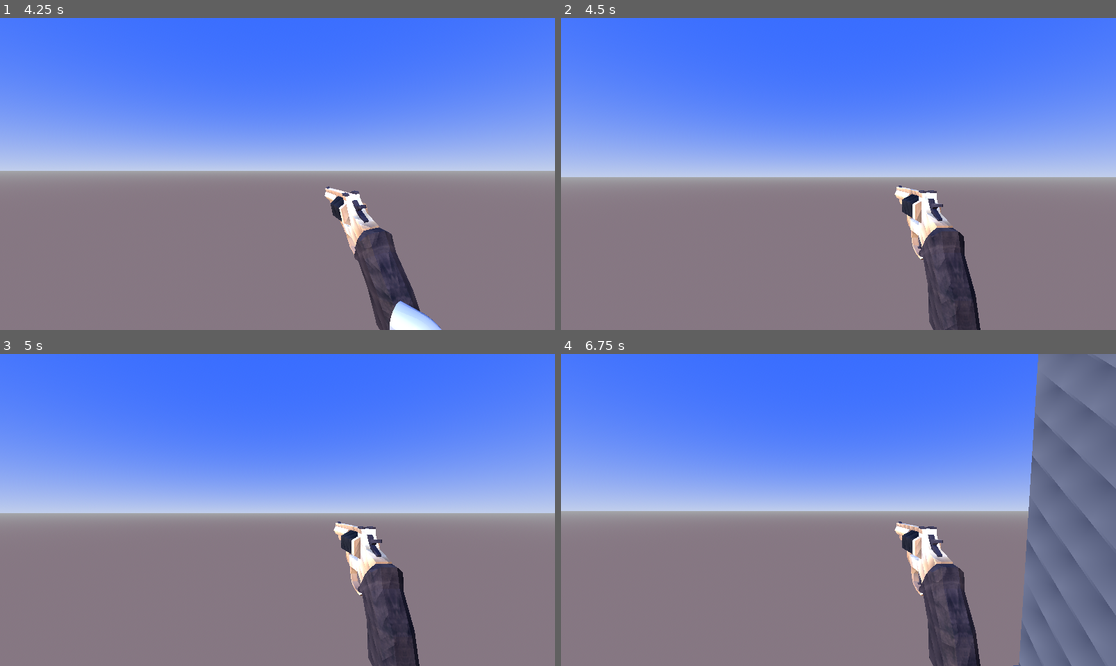
Above: before the commit, frames 1-4 (two rows, left to right).
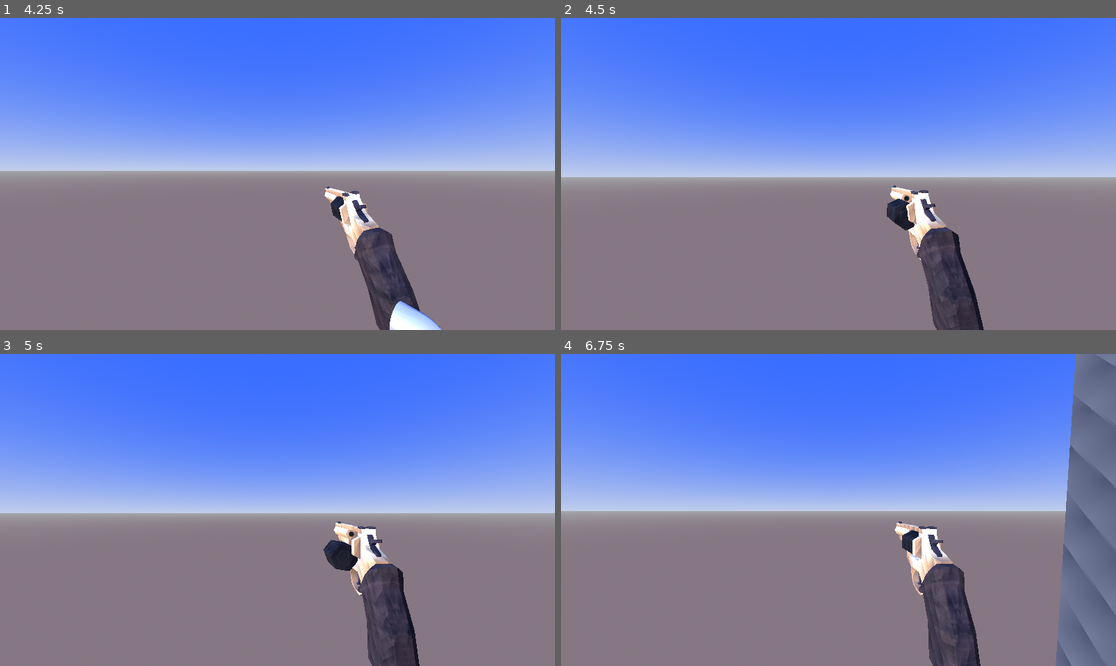
Above: after the commit, the same moments.

Repository: teachermanjeff/3dshooter2025
Game: Godot game, scene res://Range.tscn
Two runs of this game, one before a commit and one after it. Both use one fixed random seed, a clock stepped at 60 frames per second and the inputs below.
Inputs (mouse positions are in pixels of both pictures, inside the frame that each line leads up to):
- Up to frame 1 (4.25 s): tap Enter at 0.5 s; move the mouse to (305, 174) at 0.52 s; hold W (move_forward) from 0.53 s (still down); click (305, 174) at 0.6 s; tap Space (jump) at 0.77, 1.52, 3.02, 3.77 s; move the mouse to (249, 174) at 1.27 s; click (249, 174) at 1.35 s; move the mouse to (288, 167) at 2.02 s; click (288, 167) at 2.1 s; move the mouse to (271, 180) at 2.77 s; click (271, 180) at 2.85 s; move the mouse to (316, 177) at 3.52 s; click (316, 177) at 3.6 s; tap R (reload) at 4.15 s
- Up to frame 2 (4.5 s): keep holding W (move_forward); move the mouse to (794, 170) at 4.27 s; click (794, 170) at 4.35 s
- Up to frame 3 (5 s): keep holding W (move_forward); tap Space (jump) at 4.52 s
- Up to frame 4 (6.75 s): move the mouse to (844, 510) at 5.02 s; click (844, 510) at 5.1 s; move the mouse to (816, 503) at 5.77 s; release W (move_forward) at 5.78 s; hold D (move_right) 5.78-6.53 s; click (816, 503) at 5.85 s; tap Space (jump) at 6.02 s; move the mouse to (866, 510) at 6.52 s; hold W (move_forward) from 6.53 s (still down); click (866, 510) at 6.6 s

Frame 1 is identical in both runs. In frame 2, 1.5% of the frame differs, in the area x 58-77%, y 53-100%; in frame 3, 0.5%; in frame 4, 6.4%, in the area x 60-100%, y 0-100%.

Commit message:
gunfixed

Diff:
--- a/gamefiles/gun.gd
+++ b/gamefiles/gun.gd
@@ -5,6 +5,7 @@
 @export var fire_rate: float = 0.27  # Time between shots (adjust as needed)
 @export var shoot_delay: float = 0.35  # Delay before firing bullet
 @export var reload_time: float = 8.0
+@export var last_shot:float = 0
 
 var can_shoot = true  # Prevents spamming
 var is_reloading: bool = false
@@ -27,21 +28,22 @@
 	is_reloading = false
 
 func shoot():
-	await get_tree().create_timer(0.2)
-	$DryFireClick.play()
-	if can_shoot == true:
-		can_shoot = false  # Prevents immediate re-firing
-		$AnimationPlayer.play("Shooting animation")
-		$AnimationPlayer.speed_scale = 4.0
-		await get_tree().create_timer(shoot_delay).timeout
-		if bullet_scene:
-			var bullet = bullet_scene.instantiate()
-			get_parent().add_child(bullet)
-			bullet.global_transform = $BulletSpawn.global_transform  # Correct direction
-			await get_tree().create_timer(fire_rate).timeout
-			$Gunshot.play()
-			current_ammo -= 1
-		can_shoot = true
+	if !$AnimationPlayer.is_playing():
+		await get_tree().create_timer(0.2)
+		$DryFireClick.play()
+		if can_shoot == true:
+			can_shoot = false  # Prevents immediate re-firing
+			$AnimationPlayer.play("Shooting animation")
+			$AnimationPlayer.speed_scale = 4.0
+			await get_tree().create_timer(shoot_delay).timeout
+			if bullet_scene:
+				var bullet = bullet_scene.instantiate()
+				get_parent().add_child(bullet)
+				bullet.global_transform = $BulletSpawn.global_transform  # Correct direction
+				await get_tree().create_timer(fire_rate).timeout
+				$Gunshot.play()
+				current_ammo -= 1
+			can_shoot = true
 	#if can_shoot == false:  THIS MAKES IT CLICK TWICE BECAUSE OF THE PREVENTING IMMEDIATE REFIREING
 	#	$DryFireClick.play()
 
